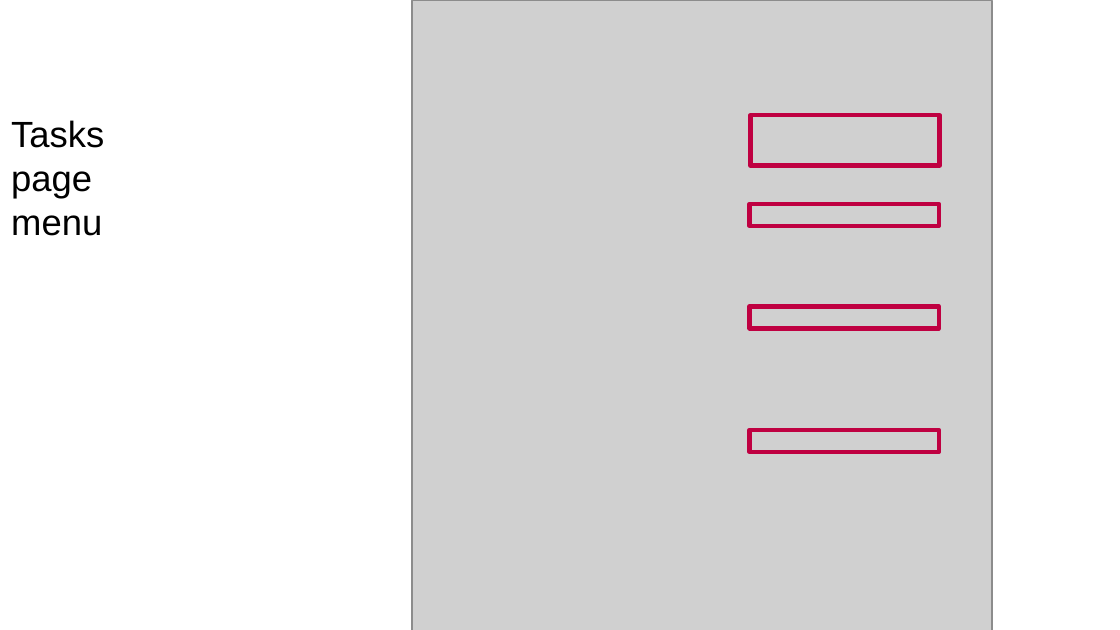
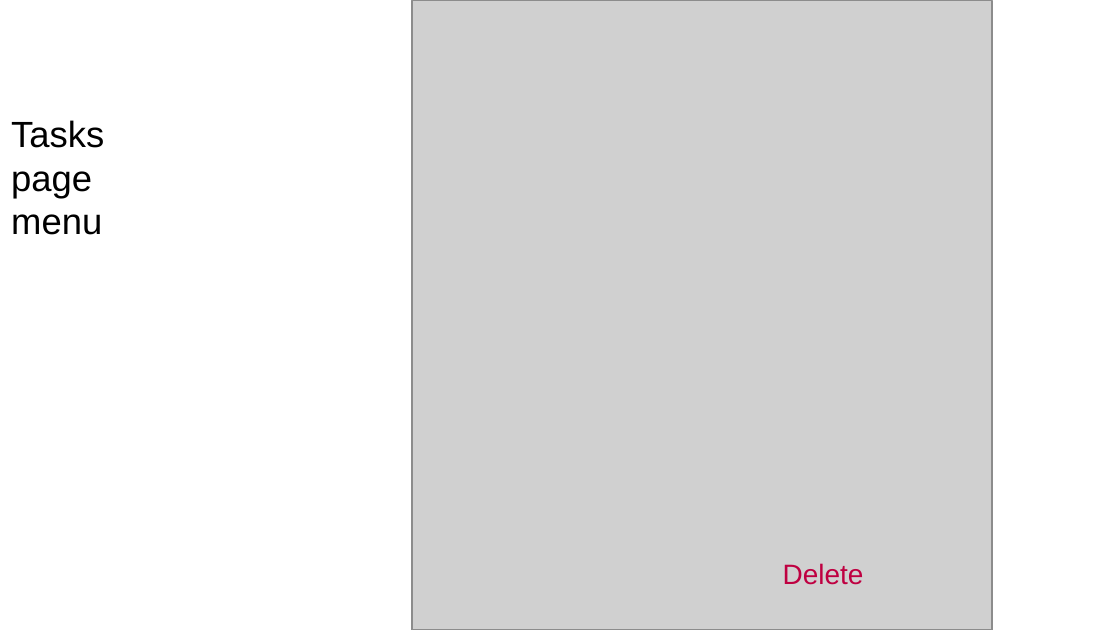
Before and after one commit to irisor/Iristaram, a slide deck: slide 6 of Documents/מצגת אפיון.pptx. Drawn at 1120x630 pixels with LibreOffice and Linux fonts; fonts in the diff are those of the drawing; grey boxes stand for pictures. Boxes give left, top, right and bottom in pixels: in the first picture for what was removed or moved away, otherwise in the second. Text is boxed around its words. In the diff, an @@ line names an element or a change of style, - is before the commit and + after.

```diff
--- a/Documents/מצגת אפיון.pptx
+++ b/Documents/מצגת אפיון.pptx
@@ rectangle removed at [750,115,940,166] @@
@@ rectangle removed at [749,204,939,226] @@
@@ rectangle removed at [749,307,939,329] @@
@@ rectangle removed at [749,430,939,452] @@
@@ text added at [783,563,864,585], 18 pt, text #BF0041 @@
+Delete
```
Also in this commit, not shown: 7 other slides changed, 4 slides removed.
